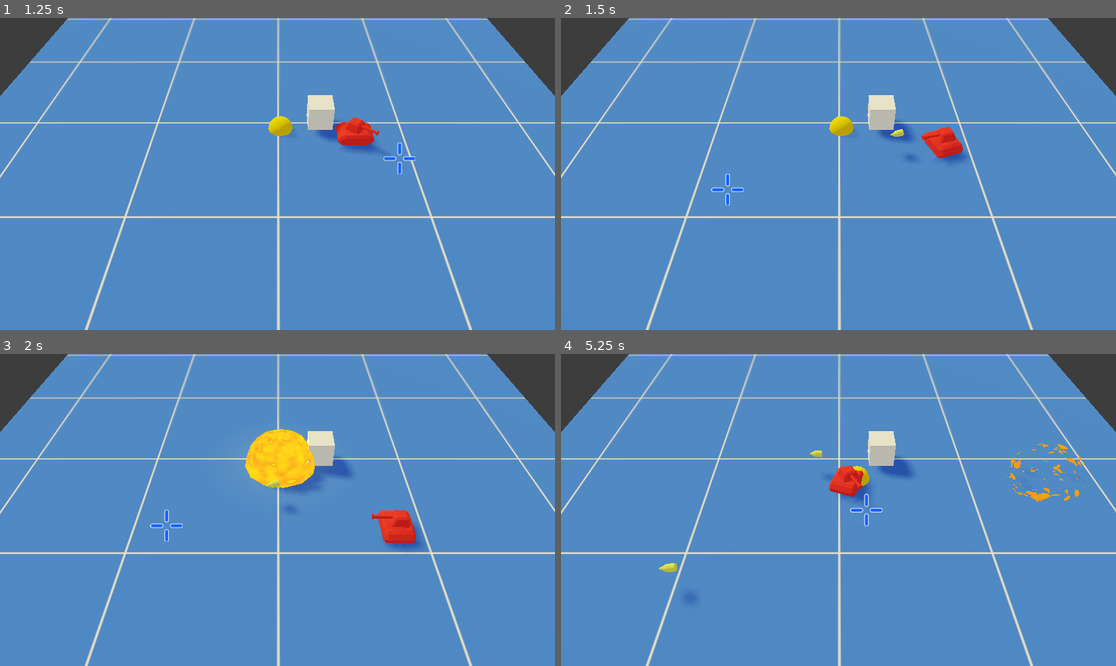
Above: before the commit, frames 1-4 (two rows, left to right).
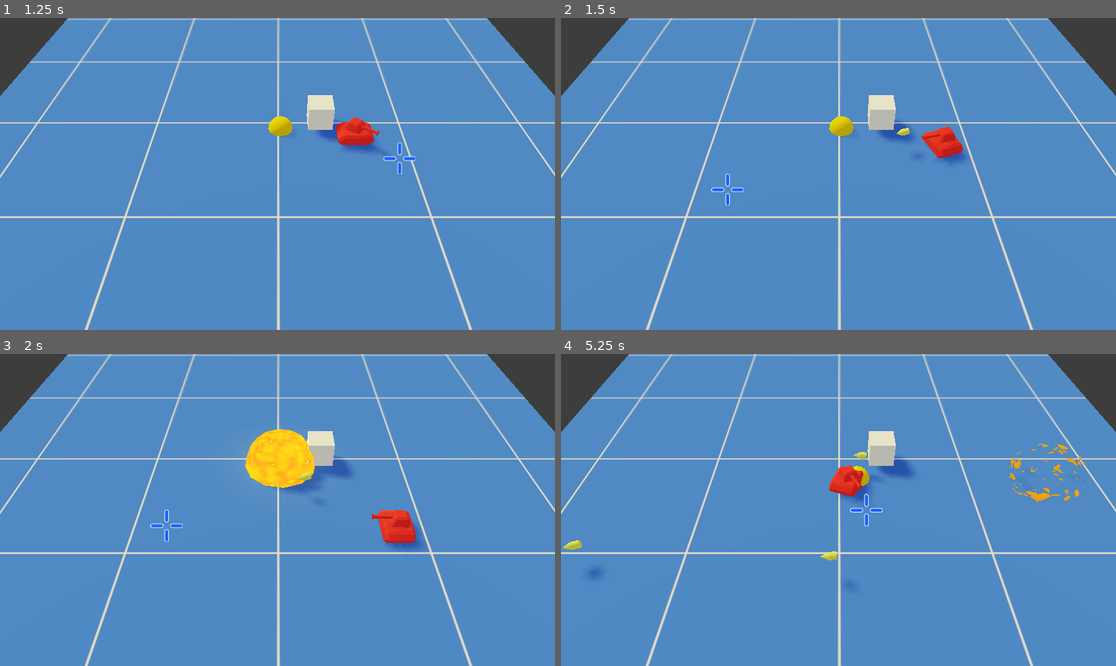
Above: after the commit, the same moments.

Repository: Hasnep/combatanks
Game: Godot game, scene res://World.tscn
Same seed, same stepped clock (60 frames per second), same inputs: the game is played once before the commit and once after it.
Inputs (mouse positions are in pixels of both pictures, inside the frame that each line leads up to):
- Up to frame 1 (1.25 s): tap Enter at 0.5 s; move the mouse to (399, 158) at 0.52 s; hold Right (move_right) from 0.53 s (still down); right-click (399, 158) at 0.6 s
- Up to frame 2 (1.5 s): move the mouse to (727, 189) at 1.27 s; release Right (move_right) at 1.28 s; hold Down (move_down) from 1.28 s (still down); click (727, 189) at 1.35 s
- Up to frame 3 (2 s): keep holding Down (move_down)
- Up to frame 4 (5.25 s): move the mouse to (894, 441) at 2.02 s; release Down (move_down) at 2.03 s; hold Right (move_right) 2.03-2.78 s; right-click (894, 441) at 2.1 s; move the mouse to (810, 572) at 2.77 s; hold Up (move_up) 2.78-3.53 s; click (810, 572) at 2.85 s; move the mouse to (1005, 556) at 3.52 s; hold Left (move_left) 3.53-5.03 s; right-click (1005, 556) at 3.6 s; move the mouse to (672, 463) at 4.27 s; click (672, 463) at 4.35 s; move the mouse to (866, 510) at 5.02 s; hold Down (move_down) from 5.03 s (still down); right-click (866, 510) at 5.1 s

Frame 1 is identical in both runs. In frame 2, less than 0.1% of the frame differs, in the area x 59-64%, y 35-46%; in frame 3, 0.1%; in frame 4, 0.4%, in the area x 0-58%, y 30-80%.

Commit message:
Make bullets bounce off walls

Diff:
--- a/Bullet/Bullet.gd
+++ b/Bullet/Bullet.gd
@@ -1,13 +1,24 @@
 extends KinematicBody
 
-const BULLET_SPEED: float = 10.0
+const BULLET_SPEED: float = 0.1
 const BARREL_LENGTH: float = 1.8
 const TURRRET_HEIGHT: float = 1.5
+
+var velocity: Vector3
+
+
+func two_to_three(v: Vector2) -> Vector3:
+	return Vector3(v.x, 0, v.y)
+
+
+func three_to_two(v: Vector3) -> Vector2:
+	return Vector2(v.x, v.z)
 
 
 func constructor(parent: KinematicBody, turret_position: Vector3, direction: Vector3):
 	add_collision_exception_with(parent)  # Don't collide with parent
 	rotation = direction
+	velocity = BULLET_SPEED * transform.basis.z
 	transform.origin = (
 		turret_position
 		+ Vector3(0, TURRRET_HEIGHT, 0)
@@ -15,5 +26,29 @@
 	)
 
 
+func _collide_wall(collision: KinematicCollision):
+	var collision_normal: Vector3 = collision.normal
+	var collision_normal_2d: Vector2 = three_to_two(collision_normal)
+	# Calculate the remaining motion after colliding
+	var remaining_motion_2d: Vector2 = three_to_two(collision.remainder).bounce(collision_normal_2d)
+	var remaining_motion_3d: Vector3 = two_to_three(remaining_motion_2d)
+	# Calculate new velocity after colliding
+	var velocity_2d: Vector2 = three_to_two(velocity)
+	velocity_2d = velocity_2d.bounce(collision_normal_2d)
+	velocity = two_to_three(velocity_2d)
+	# Rotate to face new direction
+	look_at(global_transform.origin - velocity, Vector3(0, 1, 0))
+	# Finish travelling remaining distance
+	move_and_collide(remaining_motion_3d)
+
+
 func _physics_process(_delta: float):
-	move_and_slide(BULLET_SPEED * global_transform.basis.z)
+	var collision = move_and_collide(velocity)
+	if collision:
+		match collision.collider.name:
+			"Bullet":
+				pass
+			"Wall":
+				_collide_wall(collision)
+			"Tank":
+				pass
